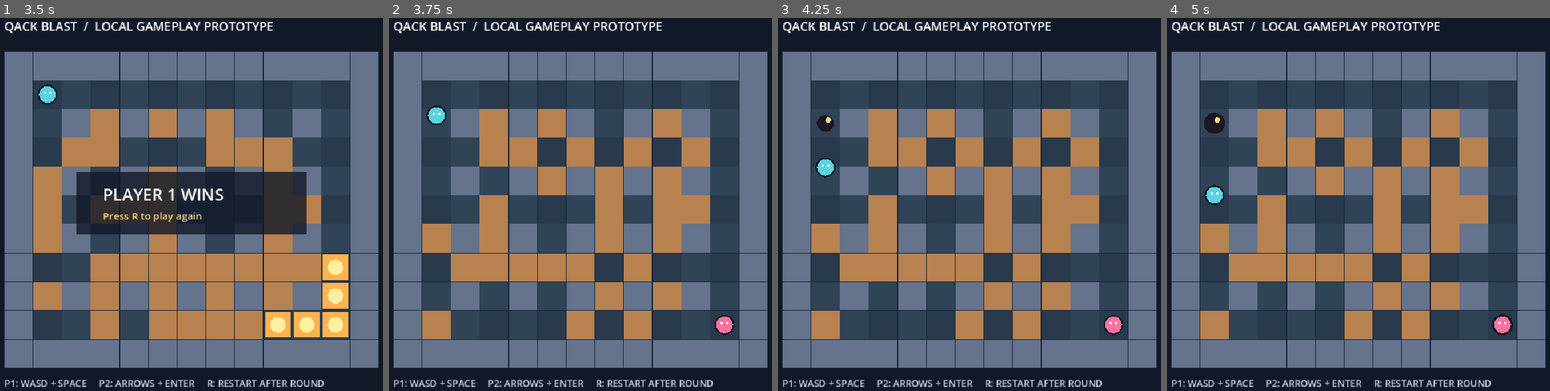
Above: before the commit, frames 1-4 (left to right).
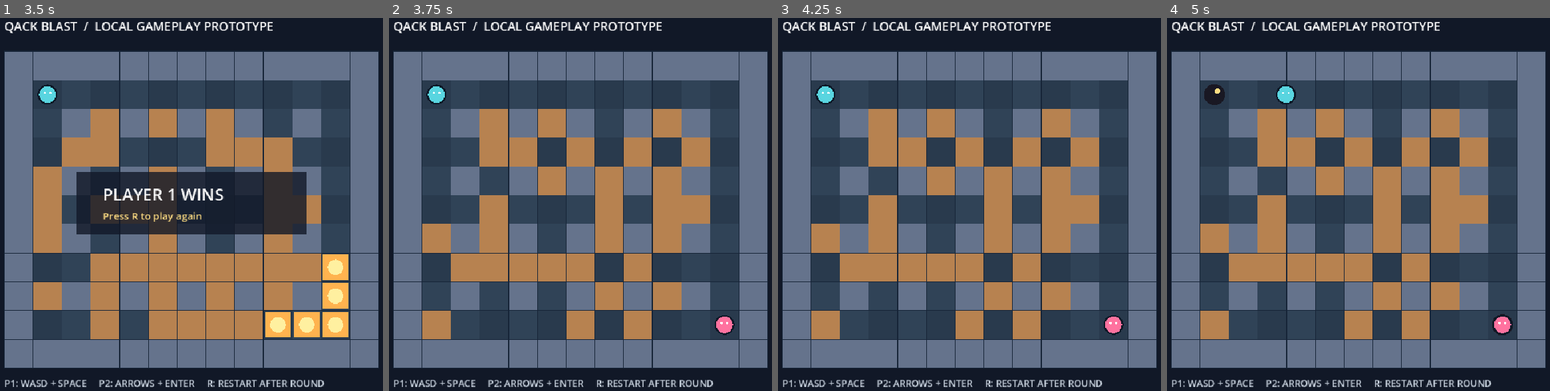
Above: after the commit, the same moments.

Repository: kampanat-rua-nxz-group/qack-blast
Game: Godot game, scene res://scenes/arena.tscn
Two runs of this game, one before a commit and one after it. Both use one fixed random seed, a clock stepped at 60 frames per second and the inputs below.
Inputs:
- Up to frame 1 (3.5 s): tap Enter at 0.5, 2, 2.1 s; hold R 0.53-1.28 s; hold W 0.53-2.03 s; tap Space at 0.77, 1.25, 1.52, 2.75, 3.02 s; tap R at 1.35, 2.85 s; hold R 2.03-2.78 s; hold A from 2.03 s (still down)
- Up to frame 2 (3.75 s): tap Enter at 3.5 s; release A at 3.53 s; hold S from 3.53 s (still down); hold R from 3.53 s (still down)
- Up to frame 3 (4.25 s): keep holding S; keep holding R; tap Space at 3.77 s
- Up to frame 4 (5 s): release S at 4.28 s; release R at 4.28 s; hold D from 4.28 s (still down); tap Enter at 4.35 s; tap Space at 4.52 s; tap R at 4.55 s

Frame 1 is identical in both runs. In frame 2, 0.4% of the frame differs, in the area x 9-15%, y 17-29%; in frame 3, 0.6%; in frame 4, 0.9%, in the area x 9-34%, y 17-51%.

Commit message:
feat(arena): move tile by tile with held key input
- keep movement aligned to tile centers

- repeat held directions and turn only at tile centers

Diff:
--- a/scripts/arena.gd
+++ b/scripts/arena.gd
@@ -25,9 +25,8 @@
 var result := ""
 var rng := RandomNumberGenerator.new()
 var previous_drop := [false, false]
-var turn_buffer := [Vector2.ZERO, Vector2.ZERO]
-var turn_buffer_time := [0.0, 0.0]
-var travel_direction := [Vector2.ZERO, Vector2.ZERO]
+var move_targets := [Vector2.ZERO, Vector2.ZERO]
+var held_directions := [[], []]
 
 
 func _ready() -> void:
@@ -41,9 +40,8 @@
 	flames.clear()
 	pickups.clear()
 	previous_drop = [false, false]
-	turn_buffer = [Vector2.ZERO, Vector2.ZERO]
-	turn_buffer_time = [0.0, 0.0]
-	travel_direction = [Vector2.ZERO, Vector2.ZERO]
+	move_targets = [Vector2.ZERO, Vector2.ZERO]
+	held_directions = [[], []]
 	round_over = false
 	result = ""
 	for y in range(HEIGHT):
@@ -158,7 +156,7 @@
 
 
 func _input(event: InputEvent) -> void:
-	if not event is InputEventKey or not event.pressed or event.echo:
+	if not event is InputEventKey or event.echo:
 		return
 	var player_index := -1
 	var direction := Vector2.ZERO
@@ -175,56 +173,35 @@
 		KEY_S, KEY_DOWN:
 			player_index = 0 if event.keycode == KEY_S else 1
 			direction = Vector2.DOWN
-	if player_index >= 0:
-		turn_buffer[player_index] = direction
-		turn_buffer_time[player_index] = 0.22
-
-
-func requested_direction(i: int) -> Vector2:
-	var keys := [KEY_A, KEY_D, KEY_W, KEY_S] if i == 0 else [KEY_LEFT, KEY_RIGHT, KEY_UP, KEY_DOWN]
-	var directions := [Vector2.LEFT, Vector2.RIGHT, Vector2.UP, Vector2.DOWN]
-	var held := Vector2.ZERO
-	for index in range(keys.size()):
-		if Input.is_key_pressed(keys[index]):
-			if directions[index] != travel_direction[i]:
-				return directions[index]
-			held = directions[index]
-	return held
+	if player_index < 0:
+		return
+	held_directions[player_index].erase(direction)
+	if event.pressed:
+		held_directions[player_index].append(direction)
+		if not round_over and players[player_index].alive and move_targets[player_index] == Vector2.ZERO:
+			start_move(player_index, direction)
+
+
+func start_move(i: int, direction: Vector2) -> void:
+	var next_tile := tile_at(players[i].pos) + Vector2i(direction)
+	var target := center(next_tile)
+	if can_stand(target, i):
+		move_targets[i] = target
 
 
 func move_player(i: int, delta: float) -> void:
-	var direction: Vector2 = turn_buffer[i] if turn_buffer_time[i] > 0.0 else requested_direction(i)
-	turn_buffer_time[i] = maxf(0.0, turn_buffer_time[i] - delta)
-	if direction == Vector2.ZERO:
-		return
-	var target_tile: Vector2i = tile_at(players[i].pos) + Vector2i(direction)
-	if (direction == travel_direction[i] or not solid(target_tile, i)) and move_in_direction(i, delta, direction):
-		travel_direction[i] = direction
-		if turn_buffer[i] == direction:
-			turn_buffer_time[i] = 0.0
-	elif turn_buffer_time[i] > 0.0 and travel_direction[i] != Vector2.ZERO:
-		move_in_direction(i, delta, travel_direction[i])
-
-
-func move_in_direction(i: int, delta: float, direction: Vector2) -> bool:
-	var pos: Vector2 = players[i].pos
-	var current_tile := tile_at(pos)
-	var target := center(current_tile)
-	var step := SPEED * delta
-	# The perpendicular axis drifts toward the corridor centre, avoiding sticky corners.
-	if direction.x != 0.0 and absf(pos.y - target.y) < CELL * 0.36:
-		pos.y = move_toward(pos.y, target.y, step * 1.5)
-	elif direction.y != 0.0 and absf(pos.x - target.x) < CELL * 0.36:
-		pos.x = move_toward(pos.x, target.x, step * 1.5)
-	var next := pos + direction * step
-	if can_stand(next, i):
-		players[i].pos = next
-		update_safe_bomb(i)
-		return true
-	else:
-		players[i].pos = pos
-		update_safe_bomb(i)
-		return false
+	var target: Vector2 = move_targets[i]
+	if target == Vector2.ZERO:
+		if held_directions[i].is_empty():
+			return
+		start_move(i, held_directions[i].back())
+		target = move_targets[i]
+		if target == Vector2.ZERO:
+			return
+	players[i].pos = players[i].pos.move_toward(target, SPEED * delta)
+	update_safe_bomb(i)
+	if players[i].pos == target:
+		move_targets[i] = Vector2.ZERO
 
 
 func update_safe_bomb(i: int) -> void:
--- a/tests/arena_test.gd
+++ b/tests/arena_test.gd
@@ -18,7 +18,8 @@
 	arena.new_round()
 	test_spawn_routes(arena)
 	test_bomb_exit(arena)
-	test_turn_buffer(arena)
+	test_one_press_moves_one_tile(arena)
+	test_hold_repeats_at_tile_centers(arena)
 	test_simultaneous_blasts(arena)
 	test_pickup_after_simultaneous_blasts(arena)
 	print("Arena checks: %d failure(s)" % failures)
@@ -77,22 +78,79 @@
 	check(not has_flame(arena, Vector2i(4, 3), 1), "second blast stops at crate destroyed in same tick")
 
 
-func test_turn_buffer(arena) -> void:
+func test_one_press_moves_one_tile(arena) -> void:
 	arena.new_round()
 	clear_crates(arena)
-	arena.players[0].pos = arena.center(Vector2i(2, 3)) + Vector2(15, 0)
-	arena.travel_direction[0] = Vector2.RIGHT
+	var start: Vector2 = arena.center(Vector2i(3, 3))
+	arena.players[0].pos = start
 	var key := InputEventKey.new()
-	key.keycode = KEY_W
+	key.keycode = KEY_D
 	key.pressed = true
 	arena._input(key)
-	var start_y: float = arena.players[0].pos.y
-	var start_x: float = arena.players[0].pos.x
+	var early_turn := InputEventKey.new()
+	early_turn.keycode = KEY_W
+	early_turn.pressed = true
+	arena._input(early_turn)
+	early_turn.pressed = false
+	arena._input(early_turn)
+	key.pressed = false
+	arena._input(key)
 	arena.move_player(0, 0.016)
-	check(arena.players[0].pos.x > start_x and arena.players[0].pos.y == start_y, "early turn keeps moving toward junction")
-	for frame in range(14):
+	check(arena.players[0].pos.x > start.x and arena.players[0].pos.y == start.y, "movement stays on the tile centerline")
+	for frame in range(40):
 		arena.move_player(0, 0.016)
-	check(arena.players[0].pos.x > start_x + 10.0 and arena.players[0].pos.y < start_y, "early turn input executes at next open junction")
+	check(arena.players[0].pos == start + Vector2(arena.CELL, 0), "one press finishes at the next tile center")
+	for frame in range(40):
+		arena.move_player(0, 0.016)
+	check(arena.players[0].pos == start + Vector2(arena.CELL, 0), "one press never starts a second tile")
+	key.pressed = false
+	arena._input(key)
+	key.pressed = true
+	arena._input(key)
+	key.pressed = false
+	arena._input(key)
+	for frame in range(40):
+		arena.move_player(0, 0.016)
+	check(arena.players[0].pos == start + Vector2(arena.CELL * 2, 0), "another press moves exactly one more tile")
+	arena.board[3][6] = arena.CRATE
+	key.pressed = true
+	arena._input(key)
+	for frame in range(40):
+		arena.move_player(0, 0.016)
+	check(arena.players[0].pos == start + Vector2(arena.CELL * 2, 0), "blocked press leaves player at tile center")
+
+
+func test_hold_repeats_at_tile_centers(arena) -> void:
+	arena.new_round()
+	clear_crates(arena)
+	var start: Vector2 = arena.center(Vector2i(3, 3))
+	arena.players[0].pos = start
+	var right := InputEventKey.new()
+	right.keycode = KEY_D
+	right.pressed = true
+	arena._input(right)
+	for frame in range(20):
+		arena.move_player(0, 0.016)
+	check(arena.players[0].pos.x > start.x + arena.CELL, "holding starts another tile after reaching center")
+	var up := InputEventKey.new()
+	up.keycode = KEY_W
+	up.pressed = true
+	arena._input(up)
+	right.pressed = false
+	arena._input(right)
+	for frame in range(10):
+		arena.move_player(0, 0.016)
+	check(arena.players[0].pos.y == start.y, "new direction does not turn before tile center")
+	for frame in range(10):
+		arena.move_player(0, 0.016)
+	check(arena.players[0].pos.x == start.x + arena.CELL * 2 and arena.players[0].pos.y < start.y, "held direction turns at next tile center")
+	up.pressed = false
+	arena._input(up)
+	for frame in range(40):
+		arena.move_player(0, 0.016)
+	check(arena.players[0].pos == start + Vector2(arena.CELL * 2, -arena.CELL), "release after turning stops at center")
+
+
 
 
 func test_pickup_after_simultaneous_blasts(arena) -> void:
Not shown, changed: README.md
Not shown, changed: qack-blast-game-design.md
